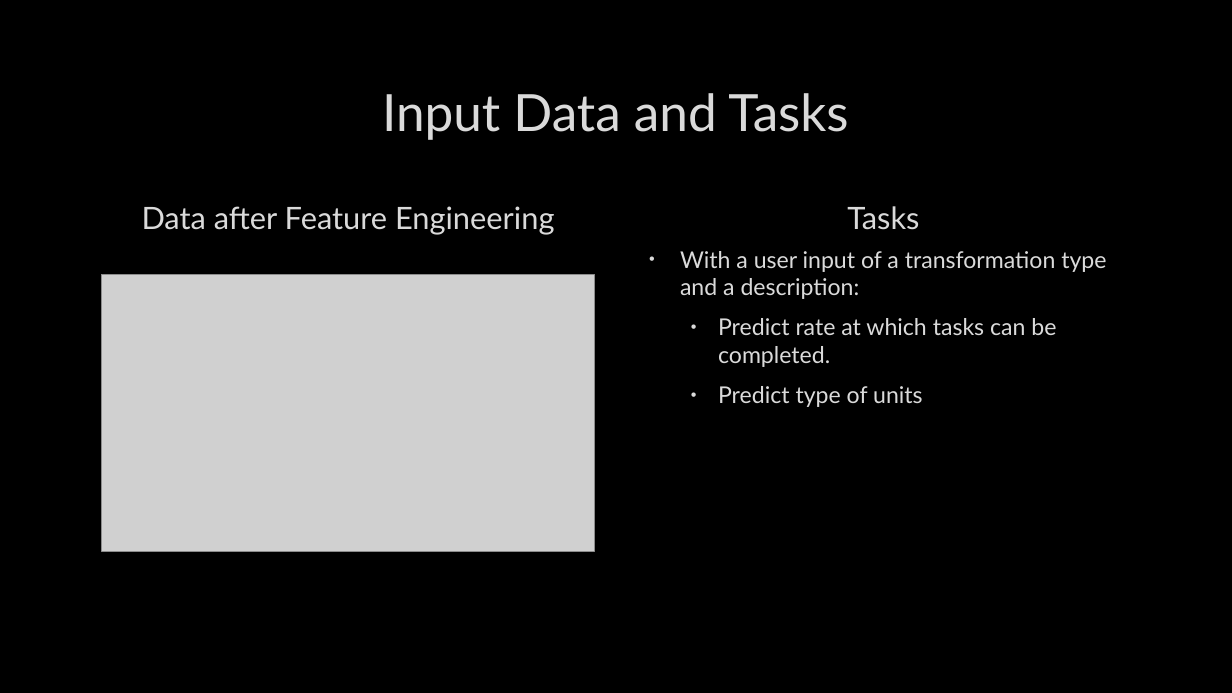
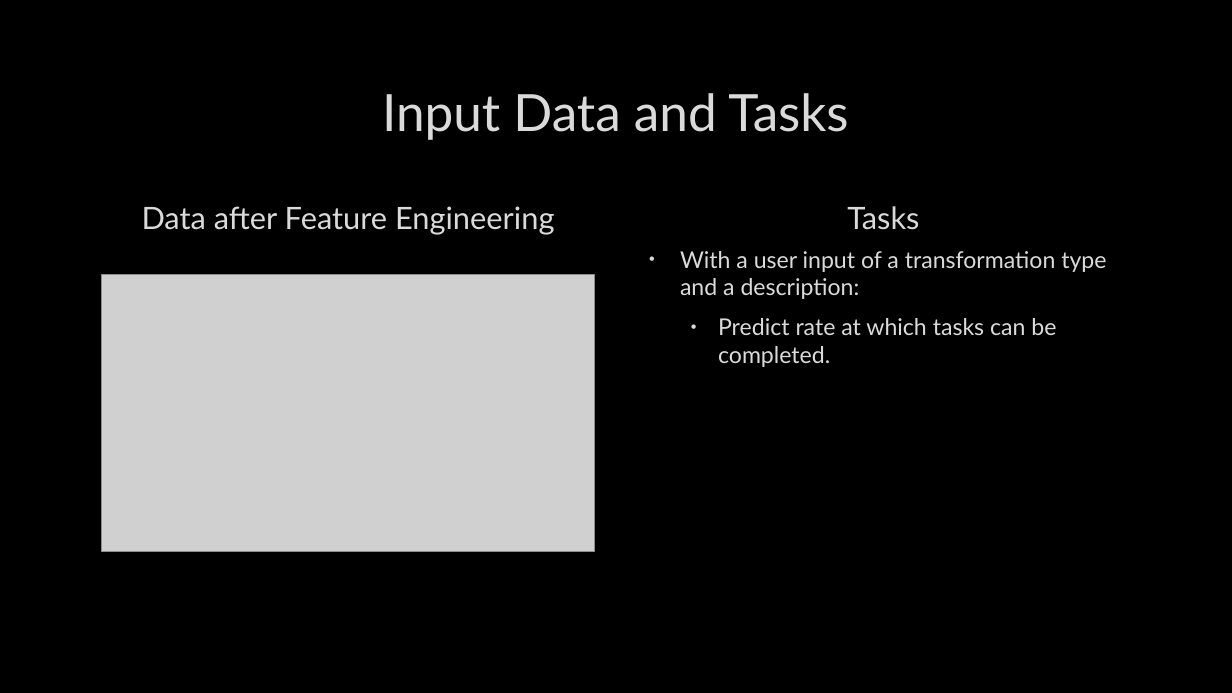
Before and after one commit to danylokolos/Construction-Management, a slide deck: slide 17 of DanyloThoughts.pptx. Drawn at 1232x693 pixels with LibreOffice and Linux fonts; fonts in the diff are those of the drawing; grey boxes stand for pictures; background and template pictures are left out. Boxes give left, top, right and bottom in pixels: in the first picture for what was removed or moved away, otherwise in the second. Text is boxed around its words. In the diff, an @@ line names an element or a change of style, - is before the commit and + after.

```diff
--- a/DanyloThoughts.pptx
+++ b/DanyloThoughts.pptx
@@ text at (718, 386, 923, 407): paragraph removed @@
-  • Predict type of units
```
Also in this commit, not shown: 2 other slides changed, 1 slide added, 8 other files.
